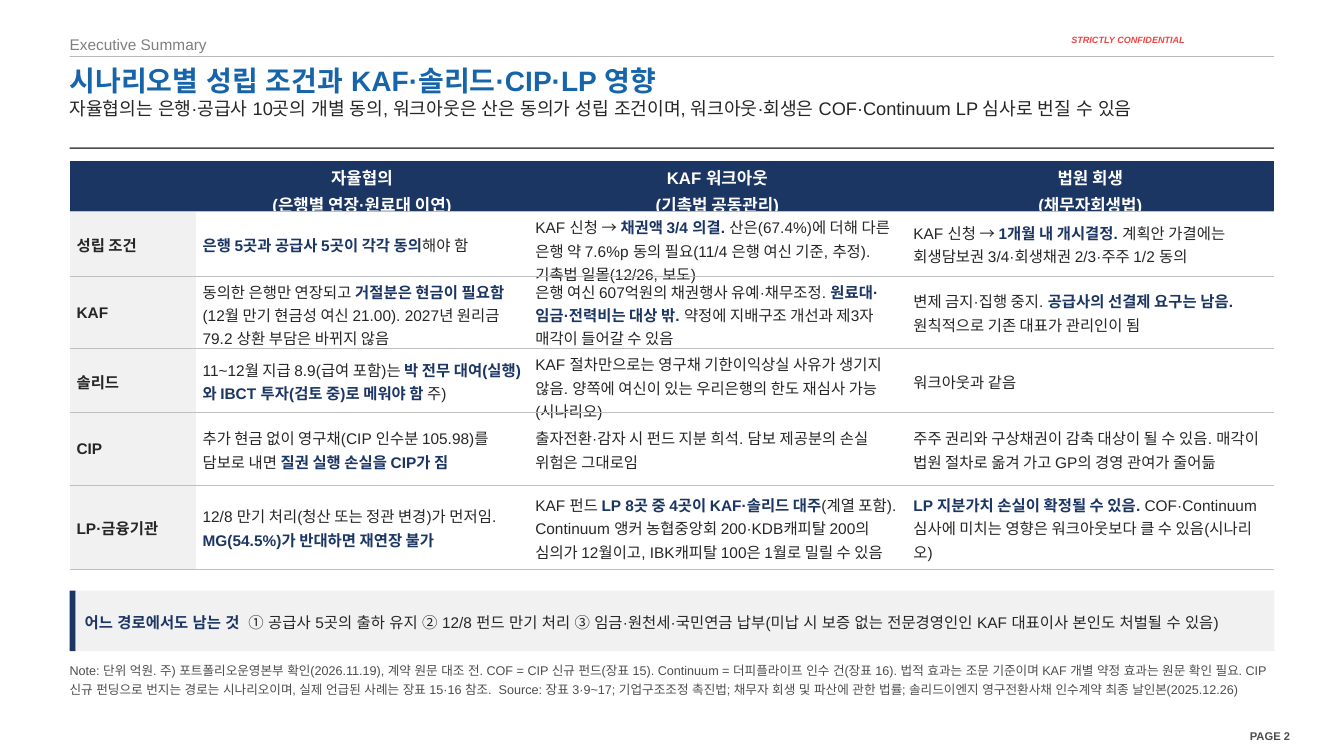
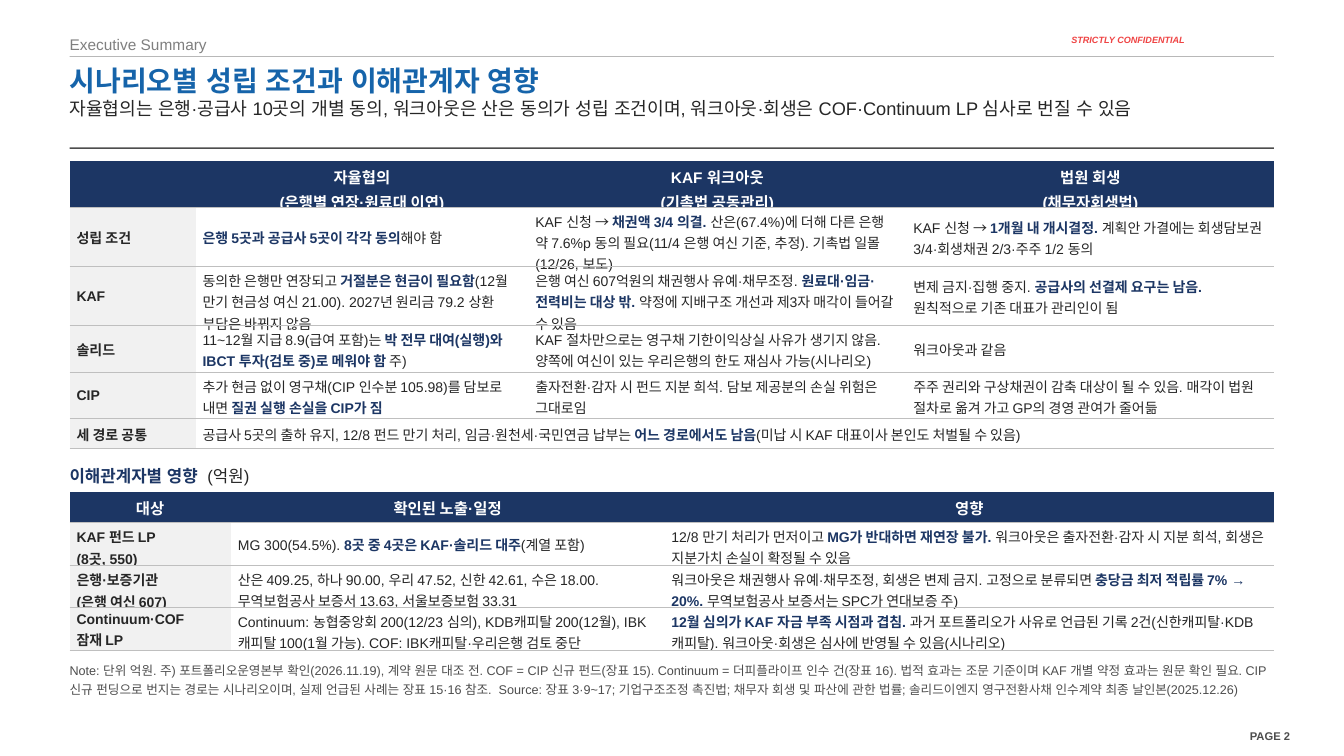
Before and after one commit to jogyesung/GS-Secretary, a slide deck: slide 2 of outputs/CIP_KAF_솔리드_자금조달차질_시나리오_20261118.pptx. Drawn at 1344x756 pixels with LibreOffice and Linux fonts; fonts in the diff are those of the drawing; background and template pictures are left out. Boxes give left, top, right and bottom in pixels: in the first picture for what was removed or moved away, otherwise in the second. Text is boxed around its words. In the diff, an @@ line names an element or a change of style, - is before the commit and + after.

```diff
--- a/outputs/CIP_KAF_솔리드_자금조달차질_시나리오_20261118.pptx
+++ b/outputs/CIP_KAF_솔리드_자금조달차질_시나리오_20261118.pptx
@@ title at box(70, 67, 540, 94): text changed @@
-시나리오별 성립 조건과 KAF·솔리드·CIP·LP 영향
+시나리오별 성립 조건과 이해관계자 영향
@@ table at box(70, 161, 1274, 447) @@
-row 6: LP·금융기관 | 12/8 만기 처리(청산 또는 정관 변경)가 먼저임. MG(54.5%)가 반대하면 재연장 불가 | KAF 펀드 LP 8곳 중 4곳이 KAF·솔리드 대주(계열 포함). Continuum 앵커 농협중앙회 200·KDB캐피탈 200의 심의가 12월이고, IBK캐피탈 100은 1월로 밀릴 수 있음 | LP 지분가치 손실이 확정될 수 있음. COF·Continuum 심사에 미치는 영향은 워크아웃보다 클 수 있음(시나리오)
+row 6: 세 경로 공통 | 공급사 5곳의 출하 유지, 12/8 펀드 만기 처리, 임금·원천세·국민연금 납부는 어느 경로에서도 남음(미납 시 KAF 대표이사 본인도 처벌될 수 있음) |  | 
@@ size 12 to 11 pt in "자율협의", "(은행별 연장·원료대 이연)", "KAF 워크아웃", "(기촉법 공동관리)" and 2 more places @@
@@ size 11 to 10 pt in "성립 조건", "은행 5곳과 공급사 5곳이 각각 동의해야 함", "KAF 신청 → 채권액 3/4 의결. 산은(67.4%)에 ...", "KAF 신청 → 1개월 내 개시결정. 계획안 ..." and 12 more places @@
@@ text added at box(70, 468, 249, 486), 12 pt, text #1C3664, bold @@
+이해관계자별 영향 (억원)
@@ table added at box(70, 492, 1274, 655), 4 rows, 3 columns @@
+대상 | 확인된 노출·일정 | 영향
+KAF 펀드 LP / (8곳, 550) | MG 300(54.5%). 8곳 중 4곳은 KAF·솔리드 대주(계열 포함) | 12/8 만기 처리가 먼저이고 MG가 반대하면 재연장 불가. 워크아웃은 출자전환·감자 시 지분 희석, 회생은 지분가치 손실이 확정될 수 있음
+은행·보증기관 / (은행 여신 607) | 산은 409.25, 하나 90.00, 우리 47.52, 신한 42.61, 수은 18.00. 무역보험공사 보증서 13.63, 서울보증보험 33.31 | 워크아웃은 채권행사 유예·채무조정, 회생은 변제 금지. 고정으로 분류되면 충당금 최저 적립률 7% → 20%. 무역보험공사 보증서는 SPC가 연대보증 주)
+Continuum·COF / 잠재 LP | Continuum: 농협중앙회 200(12/23 심의), KDB캐피탈 200(12월), IBK캐피탈 100(1월 가능). COF: IBK캐피탈·우리은행 검토 중단 | 12월 심의가 KAF 자금 부족 시점과 겹침. 과거 포트폴리오가 사유로 언급된 기록 2건(신한캐피탈·KDB캐피탈). 워크아웃·회생은 심사에 반영될 수 있음(시나리오)
@@ rectangle removed at box(70, 591, 76, 651) @@
@@ rectangle removed at box(76, 591, 1274, 651) @@
-어느 경로에서도 남는 것 ① 공급사 5곳의 출하 유지 ② 12/8 펀드 만기 처리 ③ 임금·원천세·국민연금 납부(미납 시 보증 없는 전문경영인인 KAF 대표이사 본인도 처벌될 수 있음)
```
Also in this commit, not shown: 1 other file.
